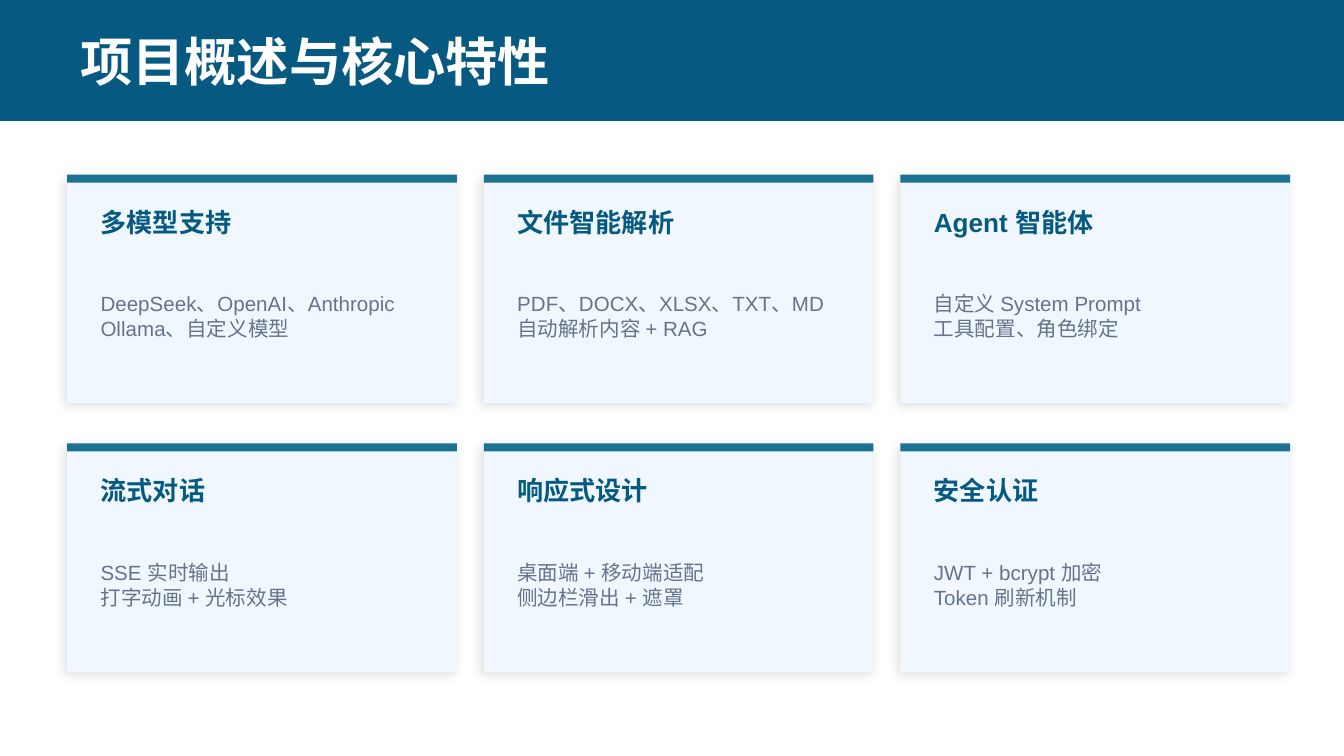
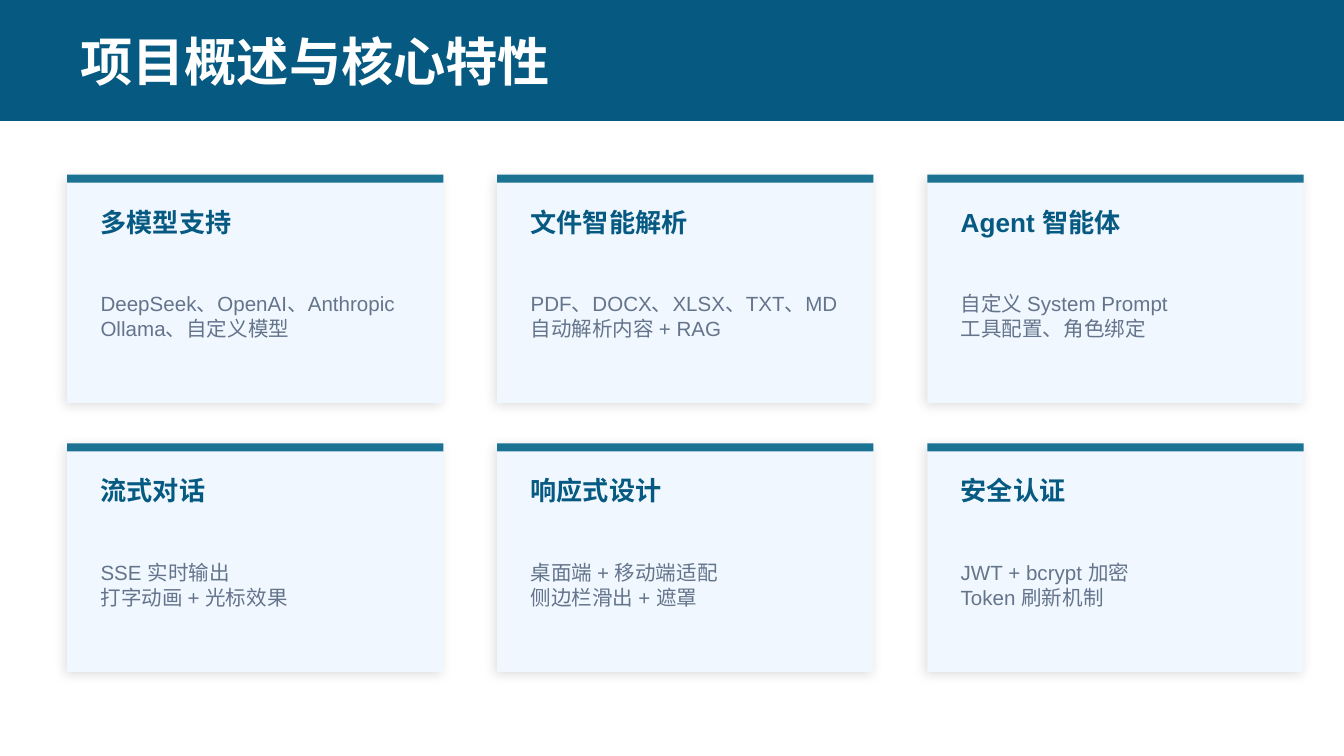
Before and after one commit to wesleycheng/ai-chat, a slide deck: slide 3 of AI_Chat_Platform_项目文档_v3.pptx. Drawn at 1344x756 pixels with LibreOffice and Linux fonts; fonts in the diff are those of the drawing. Boxes give left, top, right and bottom in pixels: in the first picture for what was removed or moved away, otherwise in the second. Text is boxed around its words. In the diff, an @@ line names an element or a change of style, - is before the commit and + after.

```diff
--- a/AI_Chat_Platform_项目文档_v3.pptx
+++ b/AI_Chat_Platform_项目文档_v3.pptx
@@ rectangle resized from (x1=67, y1=175, x2=457, y2=403) to (x1=67, y1=175, x2=444, y2=403) @@
@@ rectangle resized from (x1=67, y1=175, x2=457, y2=183) to (x1=67, y1=175, x2=444, y2=183) @@
@@ rectangle resized from (x1=484, y1=175, x2=874, y2=403) to (x1=497, y1=175, x2=874, y2=403) @@
@@ rectangle resized from (x1=484, y1=175, x2=874, y2=183) to (x1=497, y1=175, x2=874, y2=183) @@
@@ rectangle resized from (x1=900, y1=175, x2=1290, y2=403) to (x1=927, y1=175, x2=1304, y2=403) @@
@@ rectangle resized from (x1=900, y1=175, x2=1290, y2=183) to (x1=927, y1=175, x2=1304, y2=183) @@
@@ text "文件智能解析" moved from (x1=517, y1=209, x2=674, y2=235) to (x1=531, y1=209, x2=688, y2=235) @@
@@ text "Agent 智能体" moved from (x1=934, y1=209, x2=1093, y2=238) to (x1=961, y1=209, x2=1120, y2=238) @@
@@ text "PDF、DOCX、XLSX、TXT、MD" moved from (x1=517, y1=296, x2=824, y2=338) to (x1=531, y1=296, x2=838, y2=338) @@
@@ text "自定义 System Prompt" moved from (x1=934, y1=294, x2=1141, y2=338) to (x1=961, y1=294, x2=1167, y2=338) @@
@@ rectangle resized from (x1=67, y1=444, x2=457, y2=672) to (x1=67, y1=444, x2=444, y2=672) @@
@@ rectangle resized from (x1=67, y1=444, x2=457, y2=452) to (x1=67, y1=444, x2=444, y2=452) @@
@@ rectangle resized from (x1=484, y1=444, x2=874, y2=672) to (x1=497, y1=444, x2=874, y2=672) @@
@@ rectangle resized from (x1=484, y1=444, x2=874, y2=452) to (x1=497, y1=444, x2=874, y2=452) @@
@@ rectangle resized from (x1=900, y1=444, x2=1290, y2=672) to (x1=927, y1=444, x2=1304, y2=672) @@
@@ rectangle resized from (x1=900, y1=444, x2=1290, y2=452) to (x1=927, y1=444, x2=1304, y2=452) @@
@@ text "响应式设计" moved from (x1=517, y1=477, x2=648, y2=503) to (x1=531, y1=477, x2=662, y2=503) @@
@@ text "安全认证" moved from (x1=934, y1=477, x2=1039, y2=503) to (x1=961, y1=477, x2=1066, y2=503) @@
@@ text "桌面端 + 移动端适配" moved from (x1=517, y1=563, x2=704, y2=607) to (x1=531, y1=563, x2=718, y2=607) @@
@@ text "JWT + bcrypt 加密" moved from (x1=934, y1=563, x2=1102, y2=607) to (x1=961, y1=563, x2=1129, y2=607) @@
```
Also in this commit, not shown: 3 other slides changed, 1 other file.
